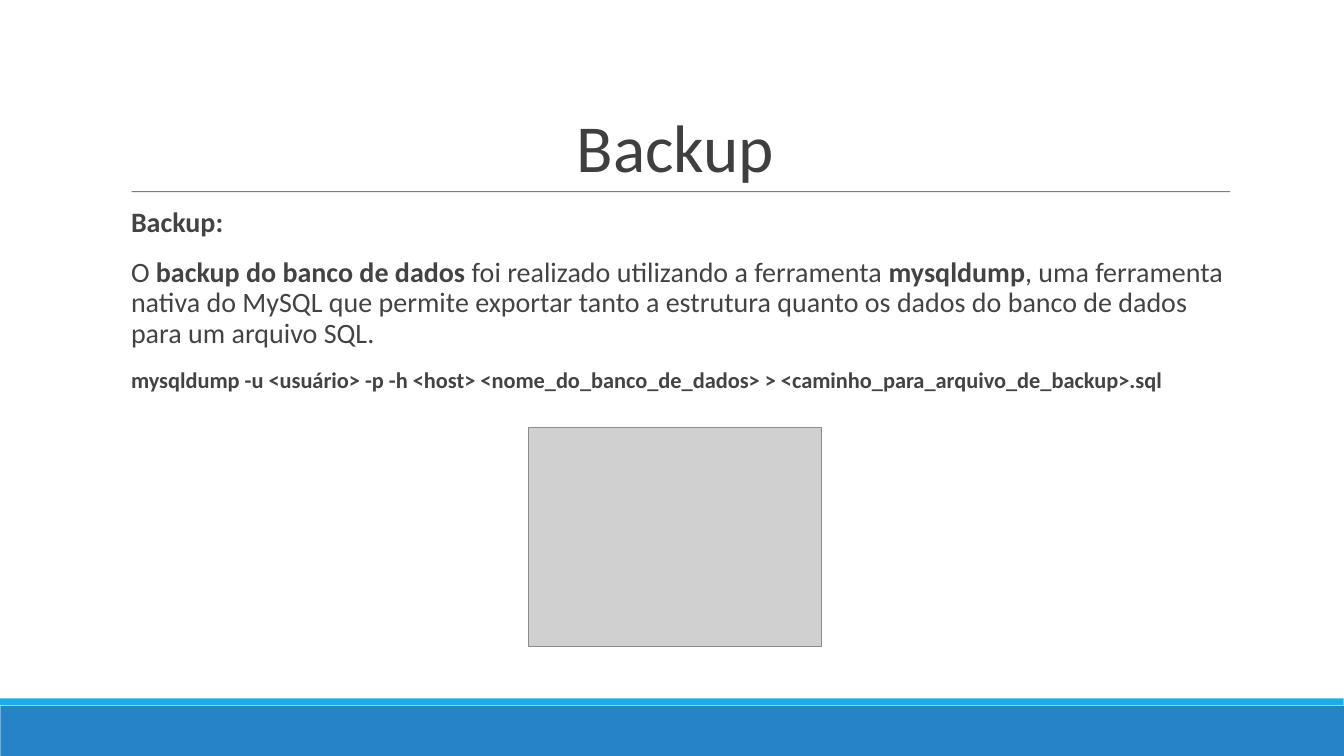
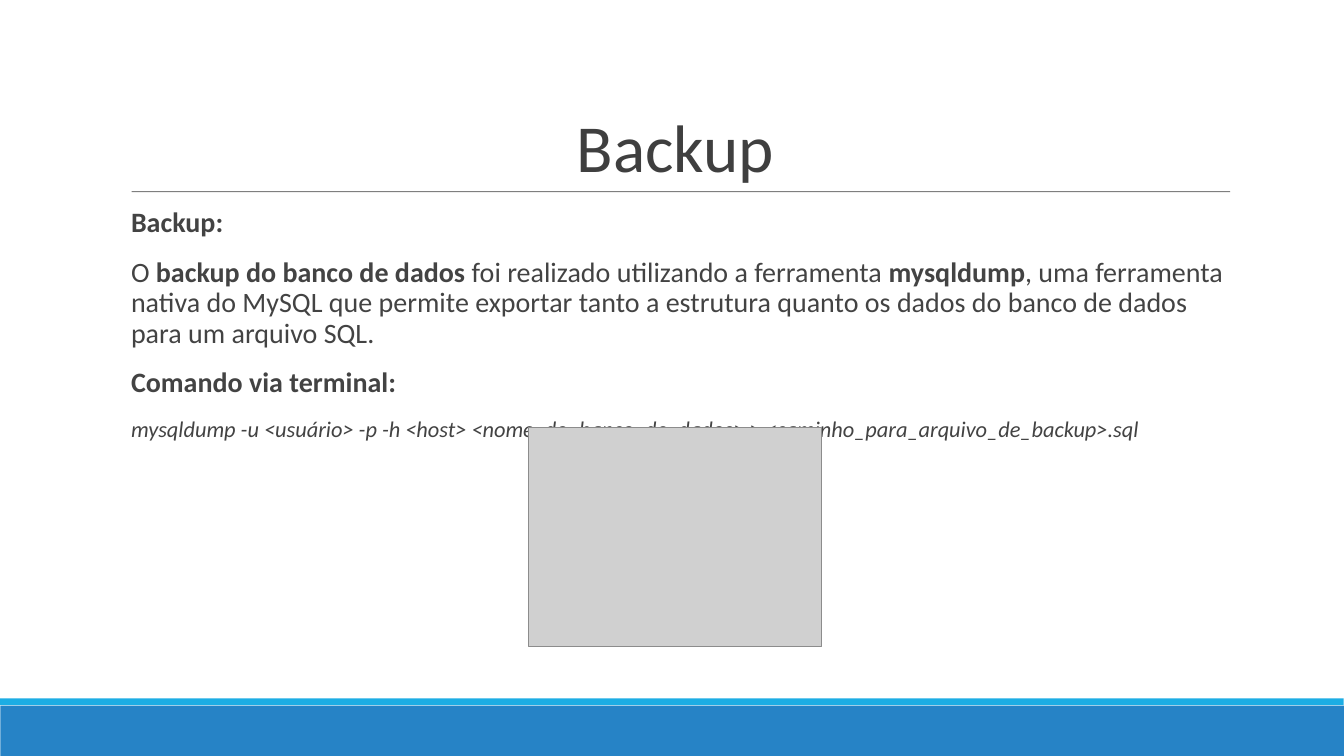
Before and after one commit to Marcos-Med/EpDB, a slide deck: slide 6 of docs/video 2.odp. Drawn at 1344x756 pixels with LibreOffice and Linux fonts; fonts in the diff are those of the drawing; grey boxes stand for pictures. Boxes give left, top, right and bottom in pixels: in the first picture for what was removed or moved away, otherwise in the second. Text is boxed around its words. In the diff, an @@ line names an element or a change of style, - is before the commit and + after.

```diff
--- a/docs/video 2.odp
+++ b/docs/video 2.odp
@@ text at box(131, 372, 396, 392): paragraph added @@
+  Comando via terminal:
@@ text at box(131, 419, 1138, 444): bold off, italic on in "mysqldump -u <usuário> -p -h <host> <nome_do_banco_de_dados> ..." @@
```
Also in this commit, not shown: 1 other file.
